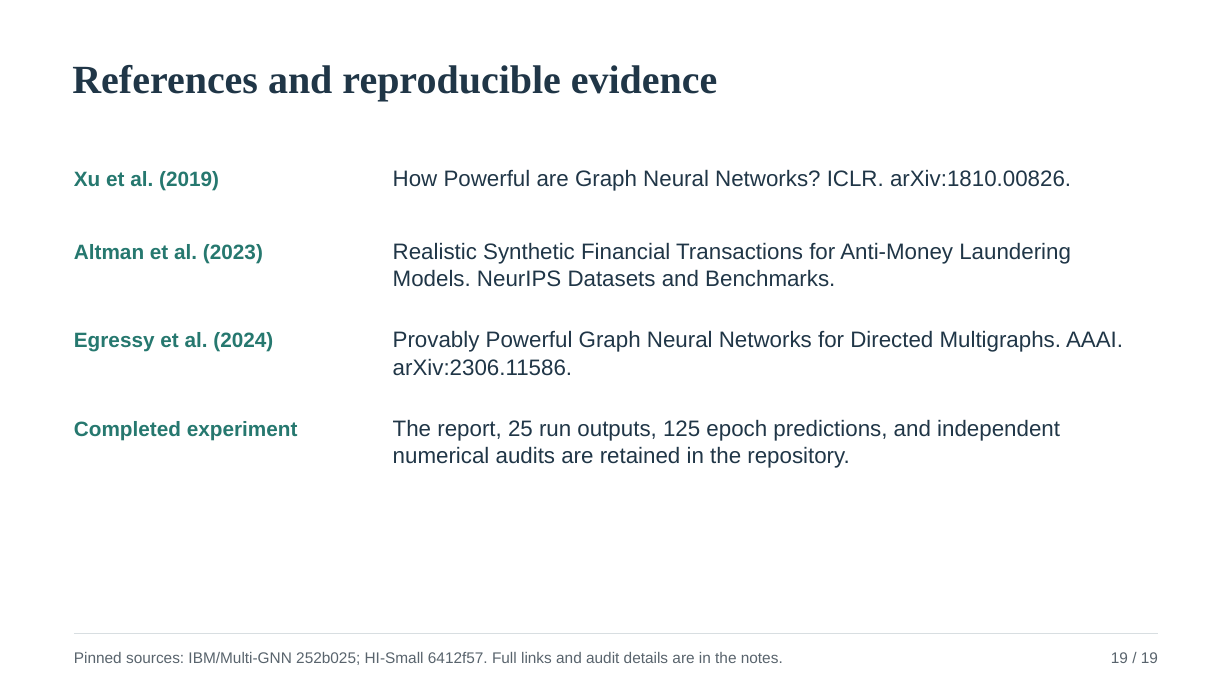
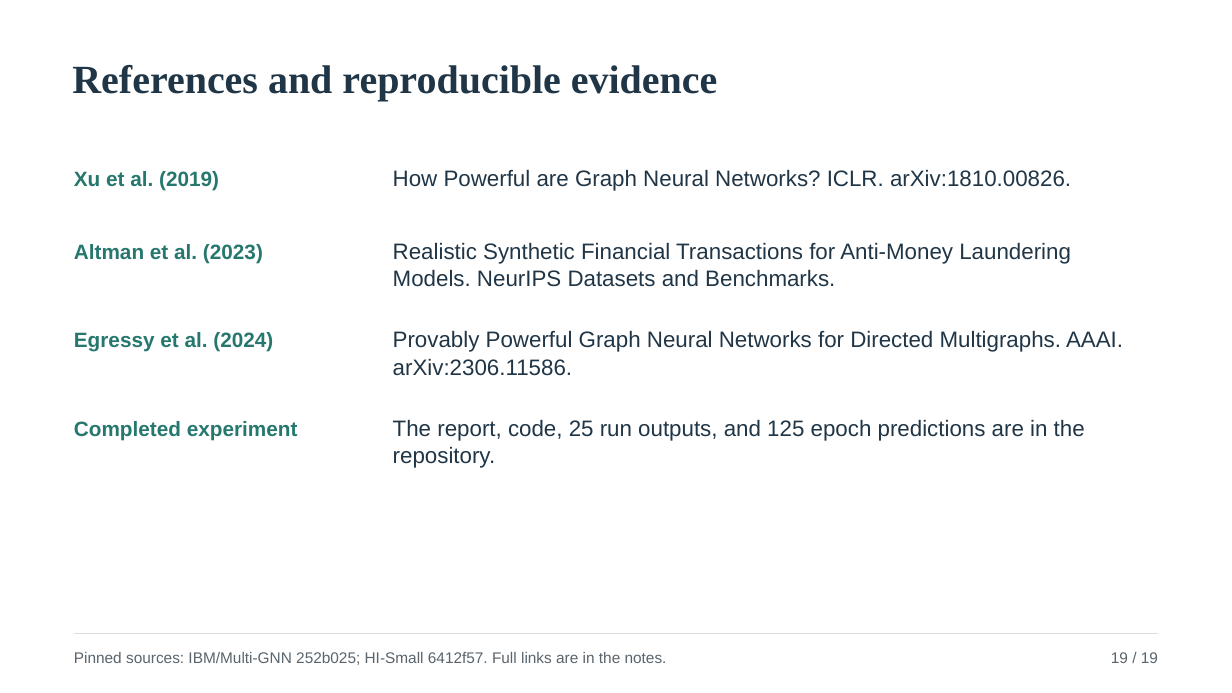
Before and after one commit to Yuchen-Fu/COMP9501, a slide deck: slide 19 of presentation/AML_BUSINESS_SLIDES.pptx. Drawn at 1232x693 pixels with LibreOffice and Linux fonts; fonts in the diff are those of the drawing. Boxes give left, top, right and bottom in pixels: in the first picture for what was removed or moved away, otherwise in the second. Text is boxed around its words. In the diff, an @@ line names an element or a change of style, - is before the commit and + after.

```diff
--- a/presentation/AML_BUSINESS_SLIDES.pptx
+++ b/presentation/AML_BUSINESS_SLIDES.pptx
@@ text at box(393, 419, 1085, 441): text changed @@
-The report, 25 run outputs, 125 epoch predictions, and independent
+The report, code, 25 run outputs, and 125 epoch predictions are in the
@@ text at box(393, 446, 496, 468): text changed @@
-numerical audits are retained in the repository.
+repository.
@@ text at box(74, 652, 667, 665): text changed @@
-Pinned sources: IBM/Multi-GNN 252b025; HI-Small 6412f57. Full links and audit details are in the notes.
+Pinned sources: IBM/Multi-GNN 252b025; HI-Small 6412f57. Full links are in the notes.
```
Also in this commit, not shown: 7 other files.
